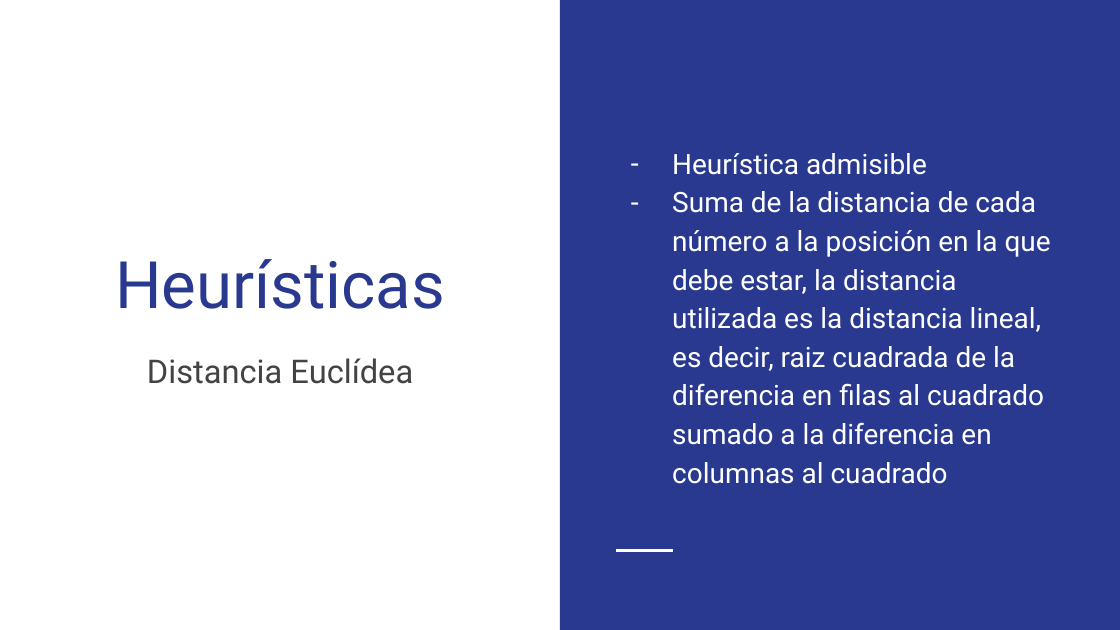
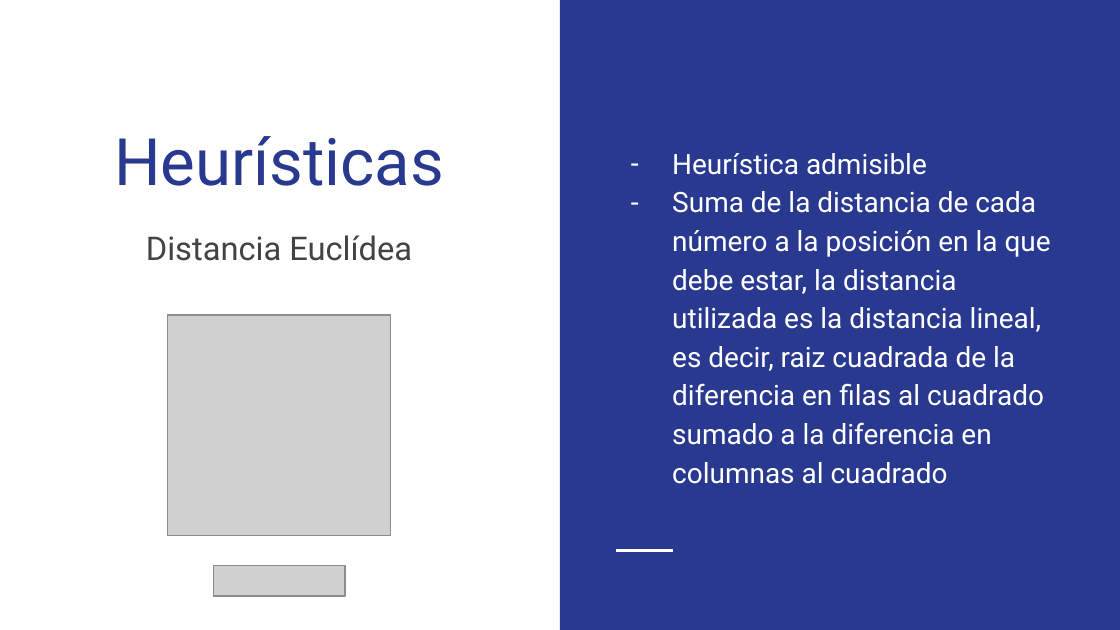
Before and after one commit to taturosati/SIA, a slide deck: slide 7 of TP1/TP1_PRESENTACIÓN.pptx. Drawn at 1120x630 pixels with LibreOffice and Linux fonts; fonts in the diff are those of the drawing; grey boxes stand for pictures. Boxes give left, top, right and bottom in pixels: in the first picture for what was removed or moved away, otherwise in the second. Text is boxed around its words. In the diff, an @@ line names an element or a change of style, - is before the commit and + after.

```diff
--- a/TP1/TP1_PRESENTACIÓN.pptx
+++ b/TP1/TP1_PRESENTACIÓN.pptx
@@ title "Heurísticas": place and size @@
-title "Heurísticas" at <box>115,259,445,309</box>
+title "Heurísticas" at <box>114,136,444,186</box>
@@ subtitle "Distancia Euclídea": place and size @@
-subtitle "Distancia Euclídea" at <box>147,358,413,384</box>
+subtitle "Distancia Euclídea" at <box>146,235,412,261</box>
@@ picture added at <box>168,315,392,535</box> @@
@@ picture added at <box>213,566,345,596</box> @@
```
Also in this commit, not shown: 5 other slides changed, 4 slides added.
